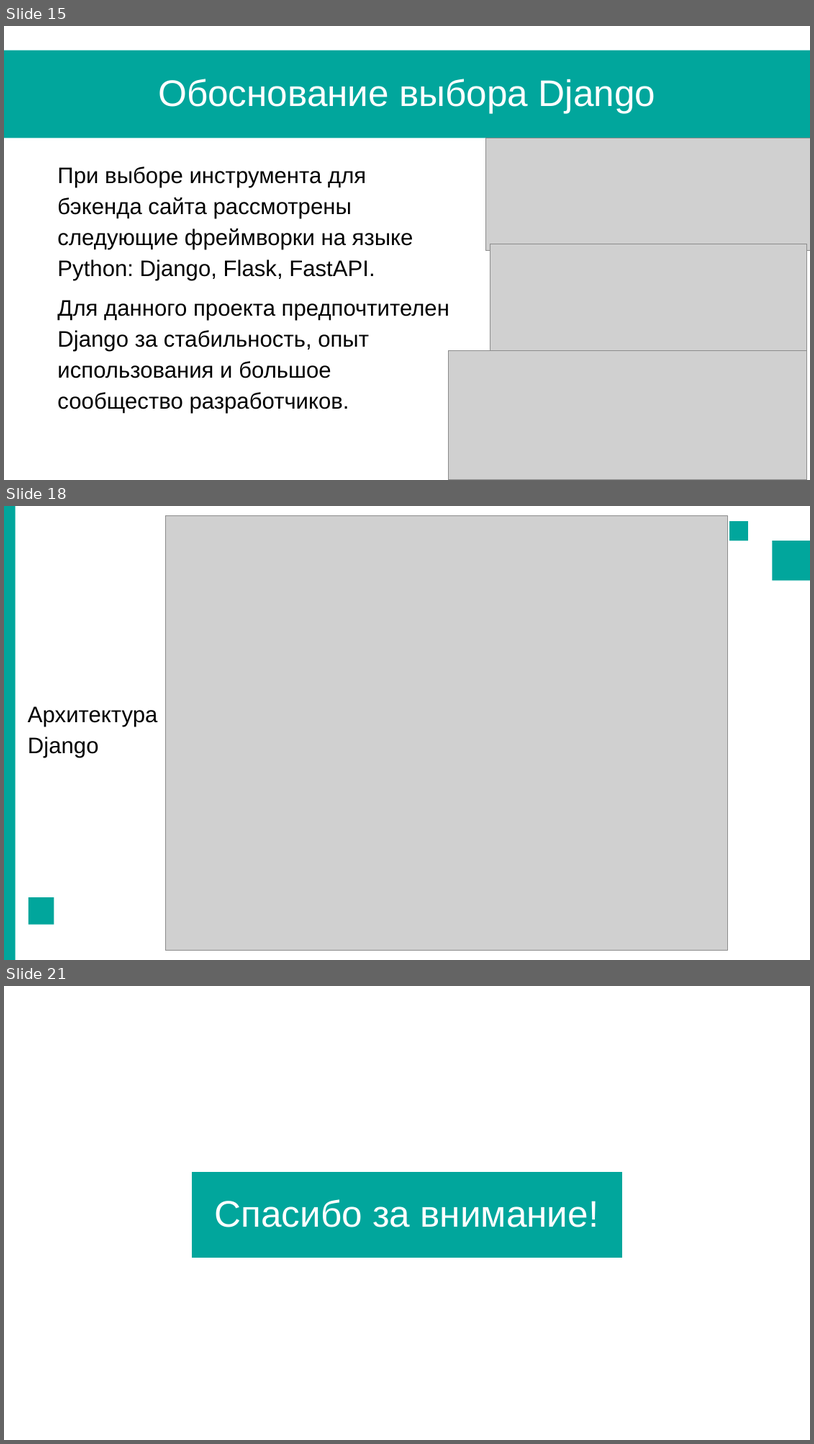
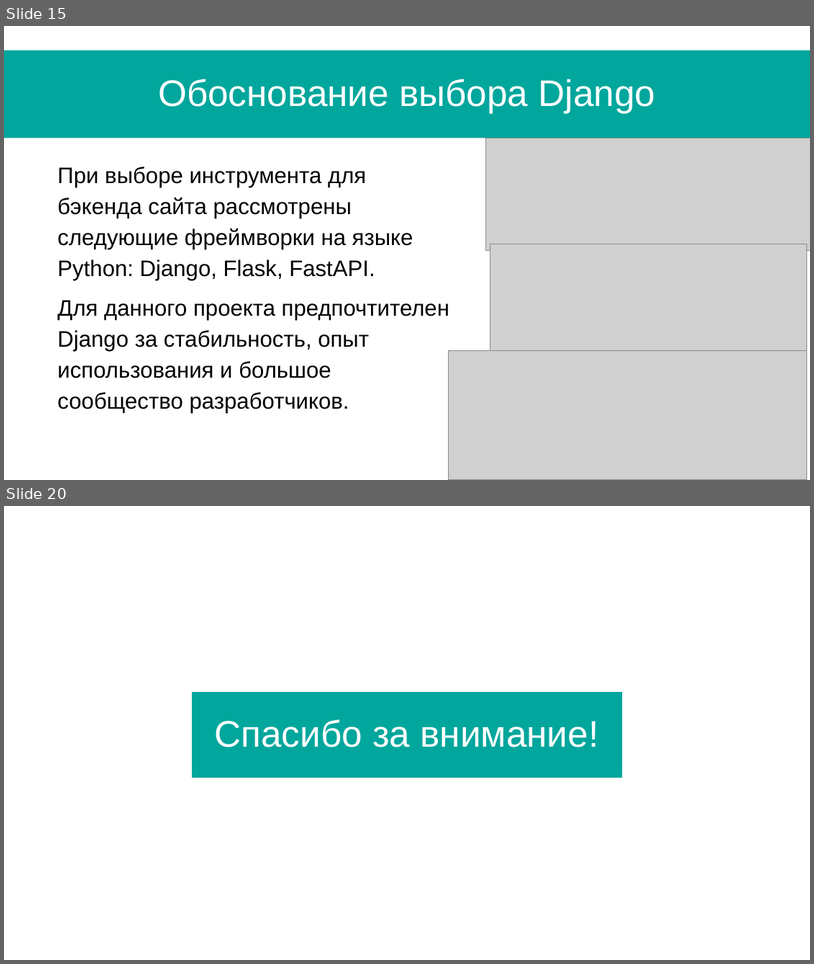
Before and after one commit to Le0ks/TCSE, a slide deck: Docs/СИСТЕМА ДЛЯ ПРОВЕДЕНИЯ УЧЕБНЫХ МЕРОПРИЯТИЙ И РАБОТ.pptx. Shown one above the other, each under a label of ours: slides 15, 18 and 21 before the commit, slides 15 and 20 after it; the slides between them are not shown. The pictures are 814x1444 and 814x964 pixels, drawn with LibreOffice and Linux fonts; fonts in the diff are those of the drawing; grey boxes stand for pictures. Boxes give left, top, right and bottom in pixels: in the first picture for what was removed or moved away, otherwise in the second. Text is boxed around its words. In the diff, an @@ line names an element or a change of style, - is before the commit and + after.

```diff
--- a/Docs/СИСТЕМА ДЛЯ ПРОВЕДЕНИЯ УЧЕБНЫХ МЕРОПРИЯТИЙ И РАБОТ.pptx
+++ b/Docs/СИСТЕМА ДЛЯ ПРОВЕДЕНИЯ УЧЕБНЫХ МЕРОПРИЯТИЙ И РАБОТ.pptx
@@ slide 18 removed at (x1=4, y1=506, x2=810, y2=960), background #FFFFFF @@
@@ rectangle removed at (x1=4, y1=506, x2=16, y2=959) @@
@@ picture removed at (x1=165, y1=515, x2=728, y2=950) @@
@@ rectangle removed at (x1=730, y1=521, x2=748, y2=541) @@
@@ rectangle removed at (x1=772, y1=541, x2=810, y2=580) @@
@@ text removed at (x1=28, y1=706, x2=157, y2=757) @@
-Архитектура Django
@@ rectangle removed at (x1=28, y1=897, x2=54, y2=924) @@
@@ what was slide 21 is now slide 20 @@
```
Also in this commit, not shown: 8 slides changed, 2 slides added, 2 other slides removed, 11 other files.
